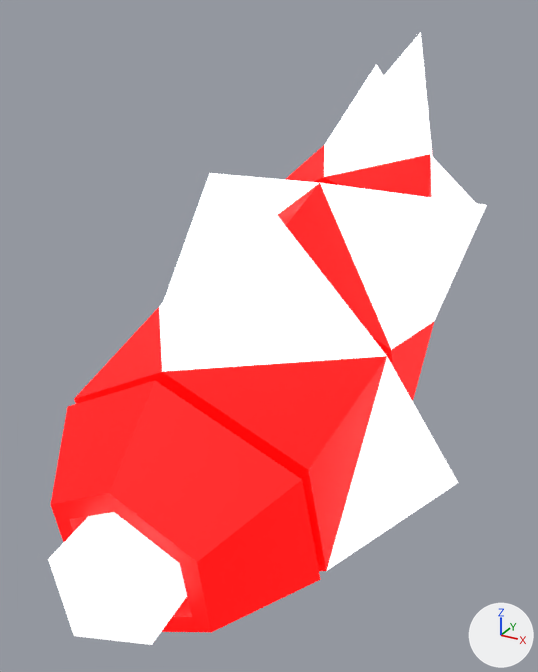
The glTF model addons/Cubiix_Assets/Mods/CoreAssets/Assets/Mesh/Base/Tails/Wolf_Tail.gltf, before and after one commit.
The view is the same before and after, from a 50 mm lens placed at (1.54, -0.96, 3.17), pointed at (-0.07, 1.97, 1.7). Lighting does not change. The marker at lower right points along +X, +Y and +Z. Vertices at the same position are counted once.

Objects in the first picture: 'Wolf_Tail'.
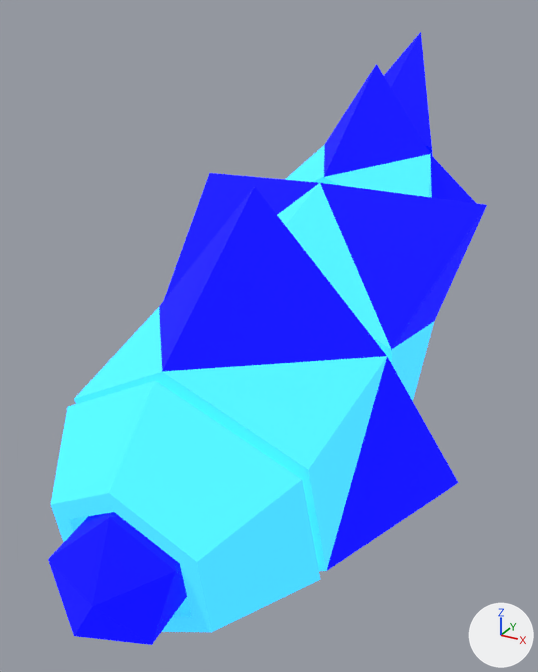
Boxes (x1, y1, x2, y2) around the edits, measured in the pictures (538 x 672 px):
'Wolf_Tail', surface changed: (48, 32, 487, 645) in both

The change, as a list of edits to the scene's bpy script:
```text
Add img_shader_teststrip:
    img_shader_teststrip = load_image('Shader_TestStrip', 'Shader_TestStrip.png', 18, 2, 'sRGB')
Change mat_material:
    where n0 = _N.new('ShaderNodeBsdfPrincipled'); n0.name = 'Principled BSDF'
    n0.inputs[2].default_value: 0.61 -> 1.0  # 'Roughness'
    where n2 = _N.new('ShaderNodeTexImage'); n2.name = 'Image Texture'
    n2.image: img_color_palette -> img_shader_teststrip
    where n3 = _N.new('ShaderNodeTexImage'); n3.name = 'Image Texture.001'
    n3.image: img_color_palette -> img_shader_teststrip
Change me_plane_025:
    where me_plane_025.from_pydata(...)  # 88 vertices, 152 faces; spans x -0.88..0.88, y 0.45..3.73, z 0.7..3.04
    used by ob_wolf_tail; location = (0.0, 0.0, 0.0)
    me_plane_025 part 1: texture (UV) coordinates of 152 of 152 faces, centred in x -0.69..0.69, y 0.5..3.46, z 0.85..2.71, changed; they spanned u 0.25..0.75, v 0.75..0.75 and now span u 0.03..0.09, v 0.72..0.77
```
